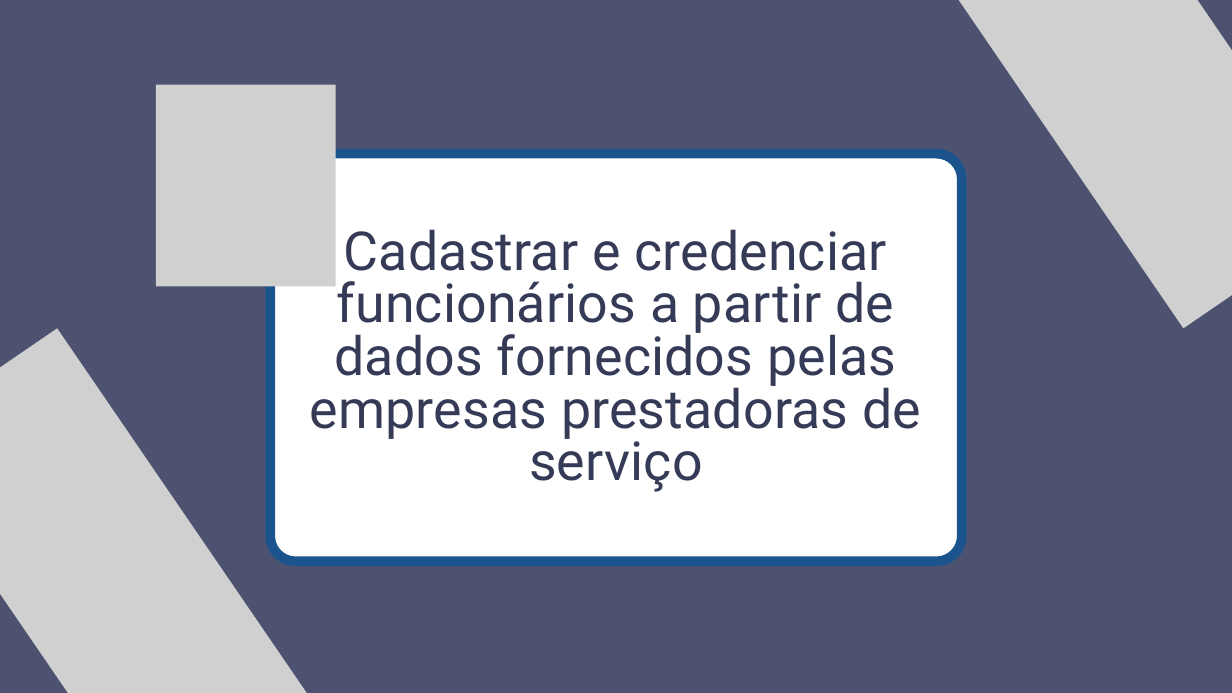
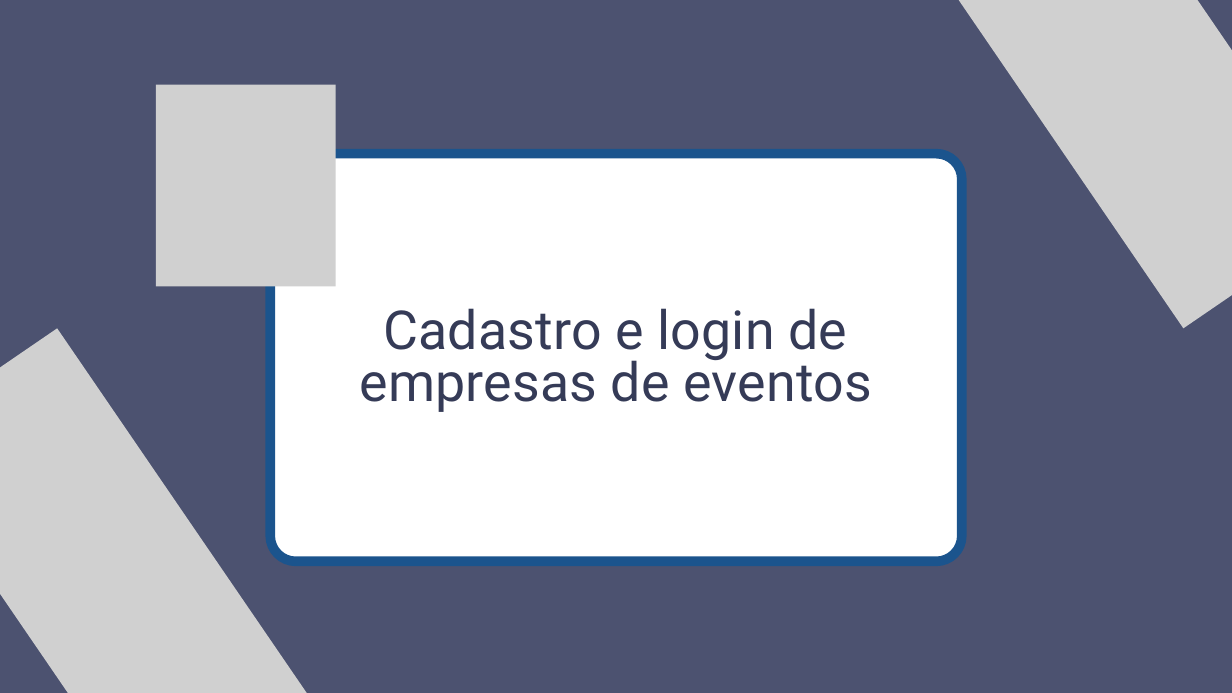
Before and after one commit to PauloPrates-20/tcc-ds-2a-gb-n-2024, a slide deck: slide 5 of documentos/pitch-tcc-ds-2a-gb.pptx. Drawn at 1232x693 pixels with LibreOffice and Linux fonts; fonts in the diff are those of the drawing; grey boxes stand for pictures. Boxes give left, top, right and bottom in pixels: in the first picture for what was removed or moved away, otherwise in the second. Text is boxed around its words. In the diff, an @@ line names an element or a change of style, - is before the commit and + after.

```diff
--- a/documentos/pitch-tcc-ds-2a-gb.pptx
+++ b/documentos/pitch-tcc-ds-2a-gb.pptx
@@ text at (359, 308, 871, 412): text changed @@
-Cadastrar e credenciar funcionários a partir de dados fornecidos pelas empresas prestadoras de serviço
+Cadastro e login de empresas de eventos
```
Also in this commit, not shown: 2 other slides changed, 5 slides added, 2 slides removed.
